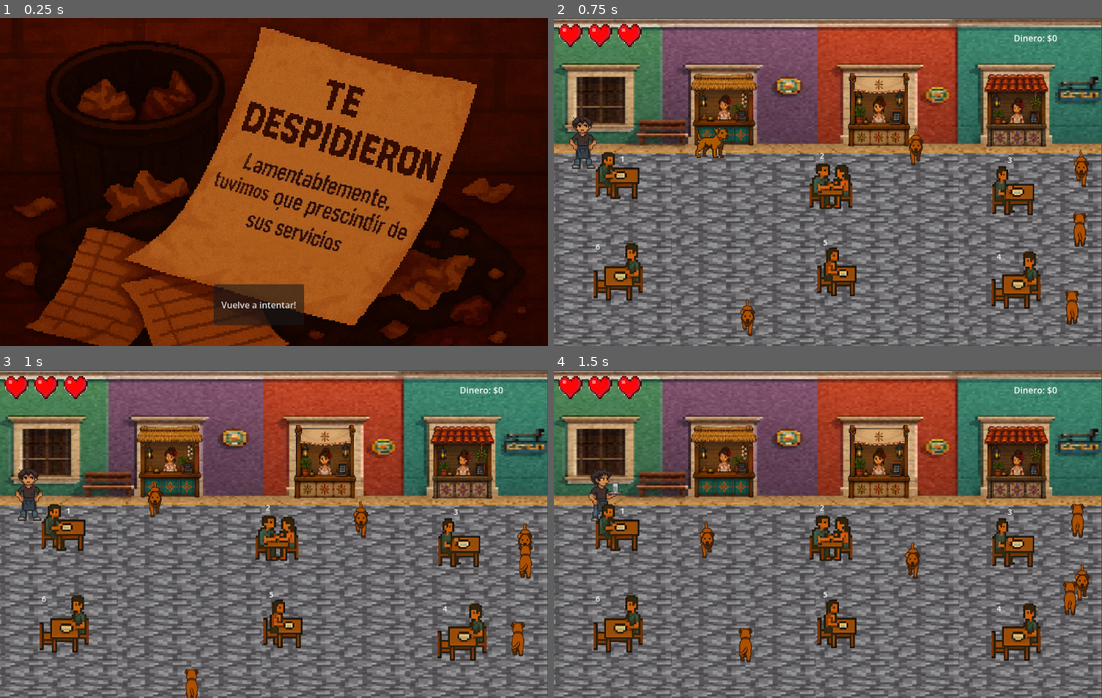
Above: before the commit, frames 1-4 (two rows, left to right).
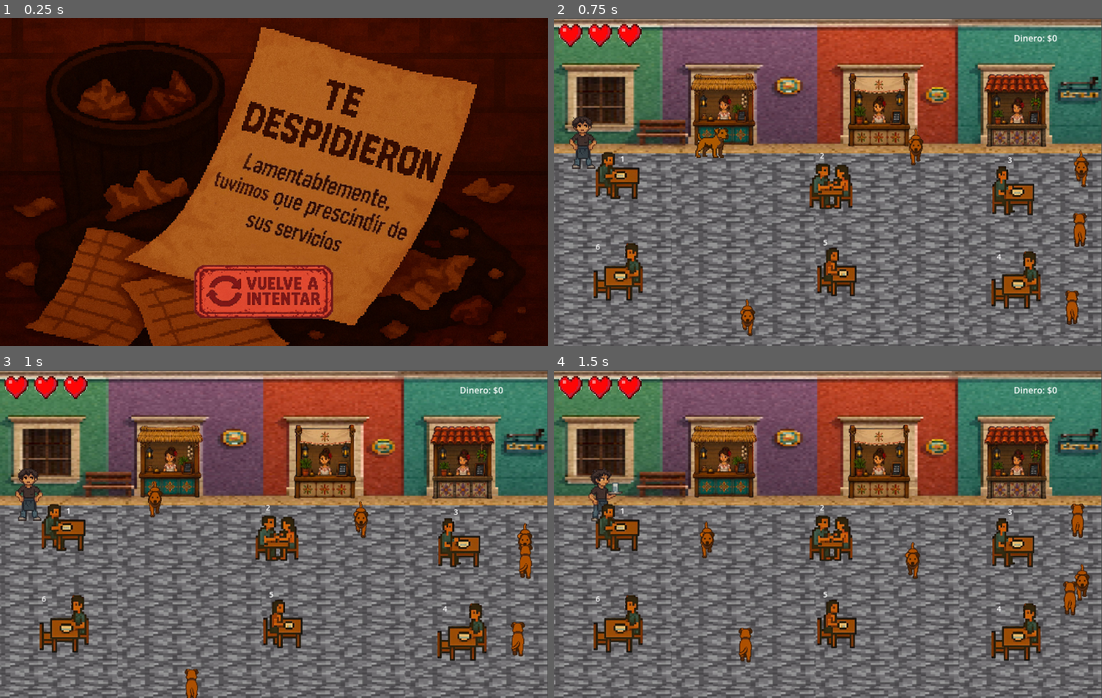
Above: after the commit, the same moments.

Repository: Aldair-Canul/Facultad-de-Ingenieria---Fora-de-Lugar
Game: Godot game, scene res://Scenes/Mini_Juego_Mesero/game_over.tscn
Same seed, same stepped clock (60 frames per second), same inputs: the game is played once before the commit and once after it. This scene is started directly instead of the project's main scene.
Inputs (mouse positions are in pixels of both pictures, inside the frame that each line leads up to; where the layout moved, square brackets give the same spot in the first picture):
- Up to frame 1 (0.25 s): no input
- Up to frame 2 (0.75 s): click (817, 290) [811, 303] at 0.5 s
- Up to frame 3 (1 s): no input
- Up to frame 4 (1.5 s): tap Enter at 1.25 s; move the mouse to (948, 517) at 1.27 s; hold Right (ui_right) from 1.28 s (still down); click (948, 517) at 1.42 s

The runs differ from the first frame. In frame 1, 4.2% of the frame differs, in the area x 35-61%, y 75-94%; in frame 2, nothing differs; in frame 3, nothing differs; in frame 4, nothing differs.

Commit message:
Mafer xd

Diff:
--- a/Proyecto-Infomatrix/Godot-Engine/Scenes/Mini_Juego_Mesero/game_over.tscn
+++ b/Proyecto-Infomatrix/Godot-Engine/Scenes/Mini_Juego_Mesero/game_over.tscn
@@ -2,6 +2,7 @@
 
 [ext_resource type="Texture2D" uid="uid://yki8wk34off0" path="res://Carta_despido.png" id="1_y26ei"]
 [ext_resource type="Script" uid="uid://d0y4ohxak017e" path="res://game_over.gd" id="1_yxx3c"]
+[ext_resource type="Texture2D" uid="uid://uw1i4nnjl21c" path="res://Scenes/Menu/boton volver intentar.png" id="3_pmgi6"]
 
 [node name="GameOver" type="Control" unique_id=785799464]
 layout_mode = 3
@@ -26,10 +27,12 @@
 [node name="Button" type="Button" parent="." unique_id=1072296568]
 process_mode = 3
 layout_mode = 0
-offset_left = 390.0
-offset_top = 487.0
-offset_right = 555.0
-offset_bottom = 562.0
-text = "Vuelve a intentar!"
+offset_left = 347.0
+offset_top = 445.0
+offset_right = 1091.0
+offset_bottom = 792.0
+scale = Vector2(0.35999876, 0.31999886)
+icon = ExtResource("3_pmgi6")
+flat = true
 
 [connection signal="pressed" from="Button" to="." method="_on_button_pressed"]
--- a/Proyecto-Infomatrix/Godot-Engine/minijuego super .tscn
+++ b/Proyecto-Infomatrix/Godot-Engine/minijuego super .tscn
@@ -1,6 +1,6 @@
 [gd_scene format=3 uid="uid://bcs8682x5n37h"]
 
-[ext_resource type="Texture2D" uid="uid://cd2estftlqmg0" path="res://Scenes/escena super/sup mini back.png" id="1_dunyb"]
+[ext_resource type="Texture2D" uid="uid://bjmsouw5ags3r" path="res://Scenes/escena super/super pasillos.png" id="1_4nj6i"]
 [ext_resource type="Texture2D" uid="uid://ckqptuglj6ea" path="res://Scenes/escena super/caminando cestita left.png" id="2_4nj6i"]
 
 [sub_resource type="AtlasTexture" id="AtlasTexture_smk7c"]
@@ -60,7 +60,7 @@
 offset_top = -2.0
 offset_right = 1014.0
 offset_bottom = 624.0
-texture = ExtResource("1_dunyb")
+texture = ExtResource("1_4nj6i")
 metadata/_edit_lock_ = true
 
 [node name="AnimatedSprite2D" type="AnimatedSprite2D" parent="TextureRect" unique_id=437665801]
Binary file added: Proyecto-Infomatrix/Godot-Engine/Scenes/escena super/assets objetos compras super/aceite_economico_vegetal.png
Not shown, added: Proyecto-Infomatrix/Godot-Engine/Scenes/escena super/assets objetos compras super/aceite_economico_vegetal.png.import
Binary file added: Proyecto-Infomatrix/Godot-Engine/Scenes/escena super/assets objetos compras super/aceite_normal_puro.png
Not shown, added: Proyecto-Infomatrix/Godot-Engine/Scenes/escena super/assets objetos compras super/aceite_normal_puro.png.import
Binary file added: Proyecto-Infomatrix/Godot-Engine/Scenes/escena super/assets objetos compras super/aceite_premium_oliva.png
Not shown, added: Proyecto-Infomatrix/Godot-Engine/Scenes/escena super/assets objetos compras super/aceite_premium_oliva.png.import
Binary file added: Proyecto-Infomatrix/Godot-Engine/Scenes/escena super/assets objetos compras super/arroz_economico_super_extra.png
Not shown, added: Proyecto-Infomatrix/Godot-Engine/Scenes/escena super/assets objetos compras super/arroz_economico_super_extra.png.import
Binary file added: Proyecto-Infomatrix/Godot-Engine/Scenes/escena super/assets objetos compras super/arroz_normal_extra.png
Not shown, added: Proyecto-Infomatrix/Godot-Engine/Scenes/escena super/assets objetos compras super/arroz_normal_extra.png.import
Binary file added: Proyecto-Infomatrix/Godot-Engine/Scenes/escena super/assets objetos compras super/arroz_premium.png
Not shown, added: Proyecto-Infomatrix/Godot-Engine/Scenes/escena super/assets objetos compras super/arroz_premium.png.import
(and 52 more such lines)
